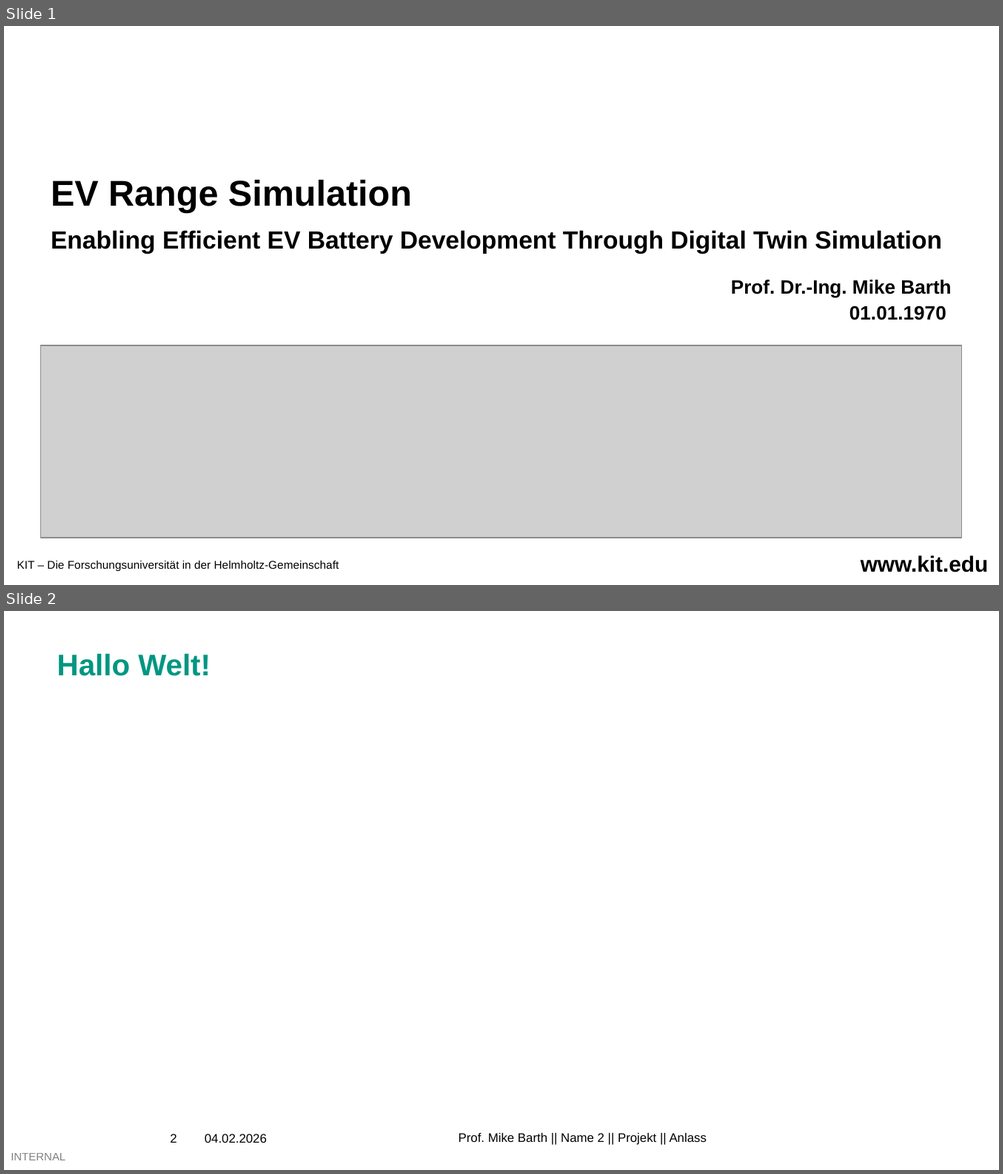
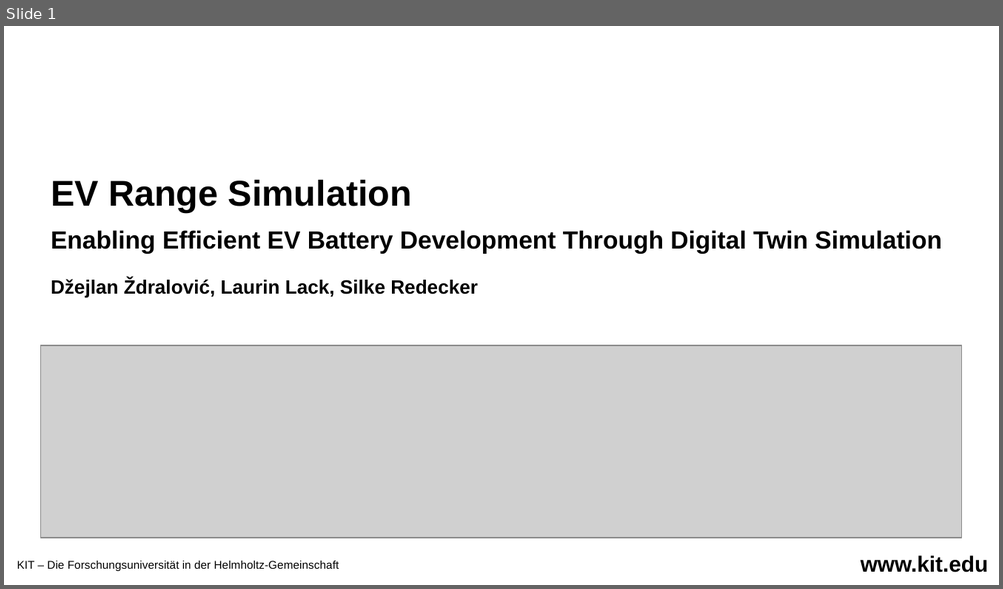
Before and after one commit to Coraku/Digital-Twin, a slide deck: Slides.pptx. Shown one above the other, each under a label of ours: slides 1 and 2 before the commit, slide 1 after it. The pictures are 1003x1174 and 1003x589 pixels, drawn with LibreOffice and Linux fonts; fonts in the diff are those of the drawing; grey boxes stand for pictures; background and template pictures are left out. Boxes give left, top, right and bottom in pixels: in the first picture for what was removed or moved away, otherwise in the second. Text is boxed around its words. In the diff, an @@ line names an element or a change of style, - is before the commit and + after.

```diff
--- a/Slides.pptx
+++ b/Slides.pptx
@@ slide 2 removed at box(4, 611, 999, 1170), background #FFFFFF @@
@@ title removed at box(57, 653, 210, 676) @@
-Hallo Welt!
@@ page number removed at box(170, 1134, 176, 1143) @@
-2
@@ text removed at box(205, 1134, 267, 1143) @@
-04.02.2026
@@ text removed at box(458, 1133, 706, 1145) @@
-Prof. Mike Barth || Name 2 || Projekt || Anlass
@@ text removed at box(11, 1153, 65, 1161) @@
-INTERNAL
@@ slide 1 changed as well @@
@@ text at box(51, 278, 478, 298): text changed @@
-Prof. Dr.-Ing. Mike Barth
-01.01.1970
+Džejlan Ždralović, Laurin Lack, Silke Redecker
```
Also in this commit, not shown: 2 other slides changed, 3 other slides removed.
